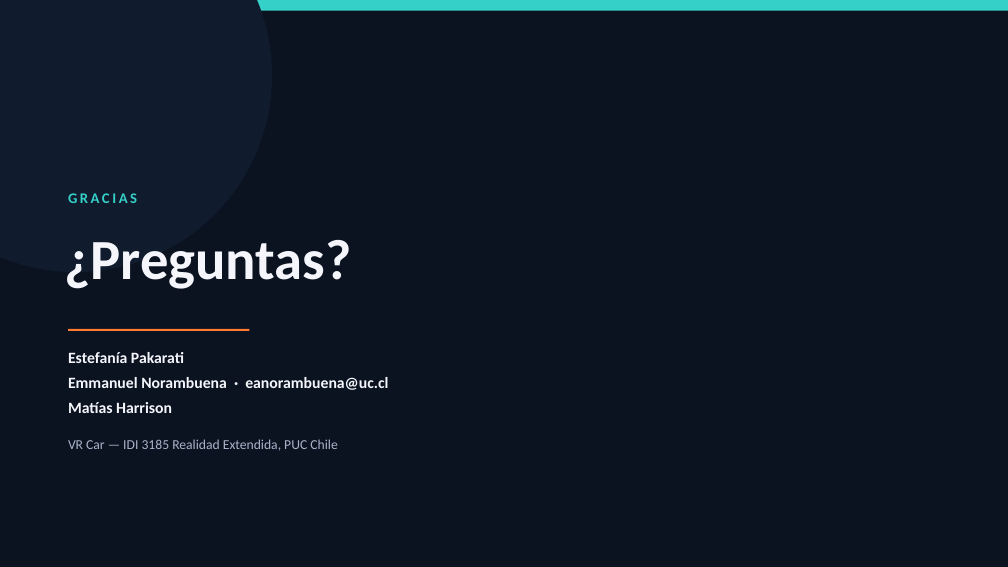
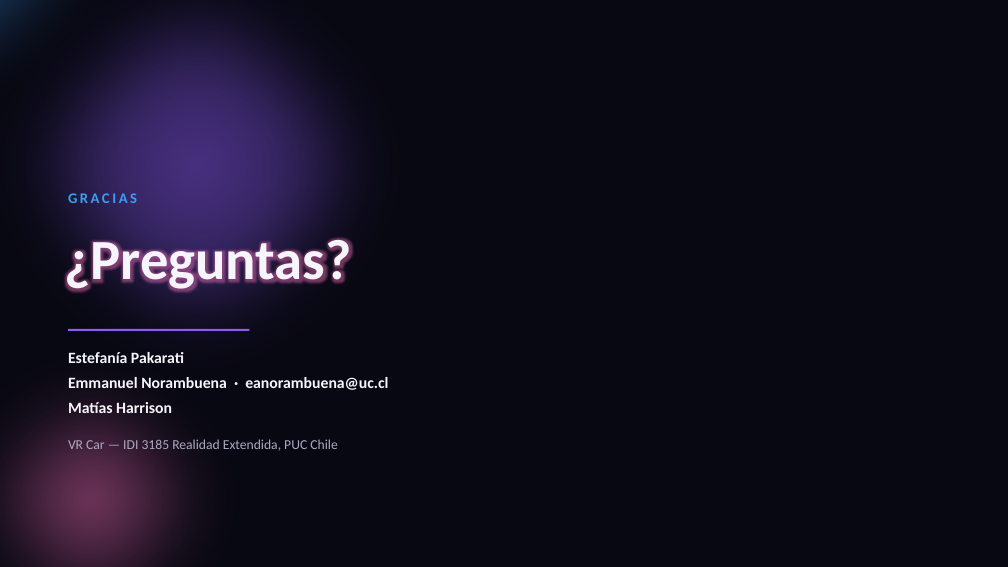
Before and after one commit to eanorambuena/xr-project, a slide deck: slide 10 of presentation/hito1-vrcar.pptx. Drawn at 1008x567 pixels with LibreOffice and Linux fonts; fonts in the diff are those of the drawing. Boxes give left, top, right and bottom in pixels: in the first picture for what was removed or moved away, otherwise in the second. Text is boxed around its words. In the diff, an @@ line names an element or a change of style, - is before the commit and + after.

```diff
--- a/presentation/hito1-vrcar.pptx
+++ b/presentation/hito1-vrcar.pptx
@@ background #0B1220 to #080812 @@
@@ ellipse: place and size @@
-ellipse at [0,0,272,272]
+ellipse at [0,0,446,416]
@@ ellipse at [0,0,446,416]: fill #111B2E to gradient #8B5CF6 @@
@@ rectangle removed at [0,0,1008,11] @@
@@ ellipse added at [0,0,174,159], fill gradient #3B9EF6 @@
@@ text "GRACIAS" at [68,193,137,203]: text colour #35D0C7 to #3B9EF6 @@
@@ text "¿Preguntas?" at [64,232,352,293]: text colour #F4F6FB to #F6F5FB @@
@@ ellipse added at [0,302,287,567], fill gradient #F46FB8 @@
@@ rectangle at [68,329,250,331]: fill #FF7A33 to #8B5CF6 @@
@@ text "Estefanía Pakarati" at [68,352,388,451]: text colour #F4F6FB to #F6F5FB in "Estefanía Pakarati", "Emmanuel Norambuena · eanorambuena@uc.cl", "Matías Harrison"; text colour #A9B4C9 to #ACA8C4 in "VR Car — IDI 3185 Realidad Extendida, ..." @@
```
Also in this commit, not shown: 9 other slides changed.
